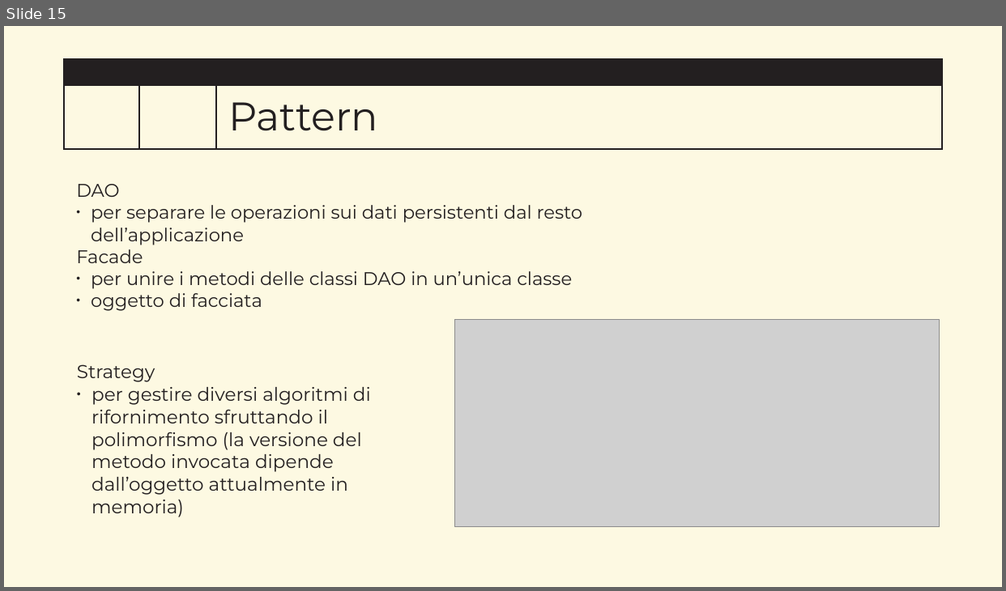
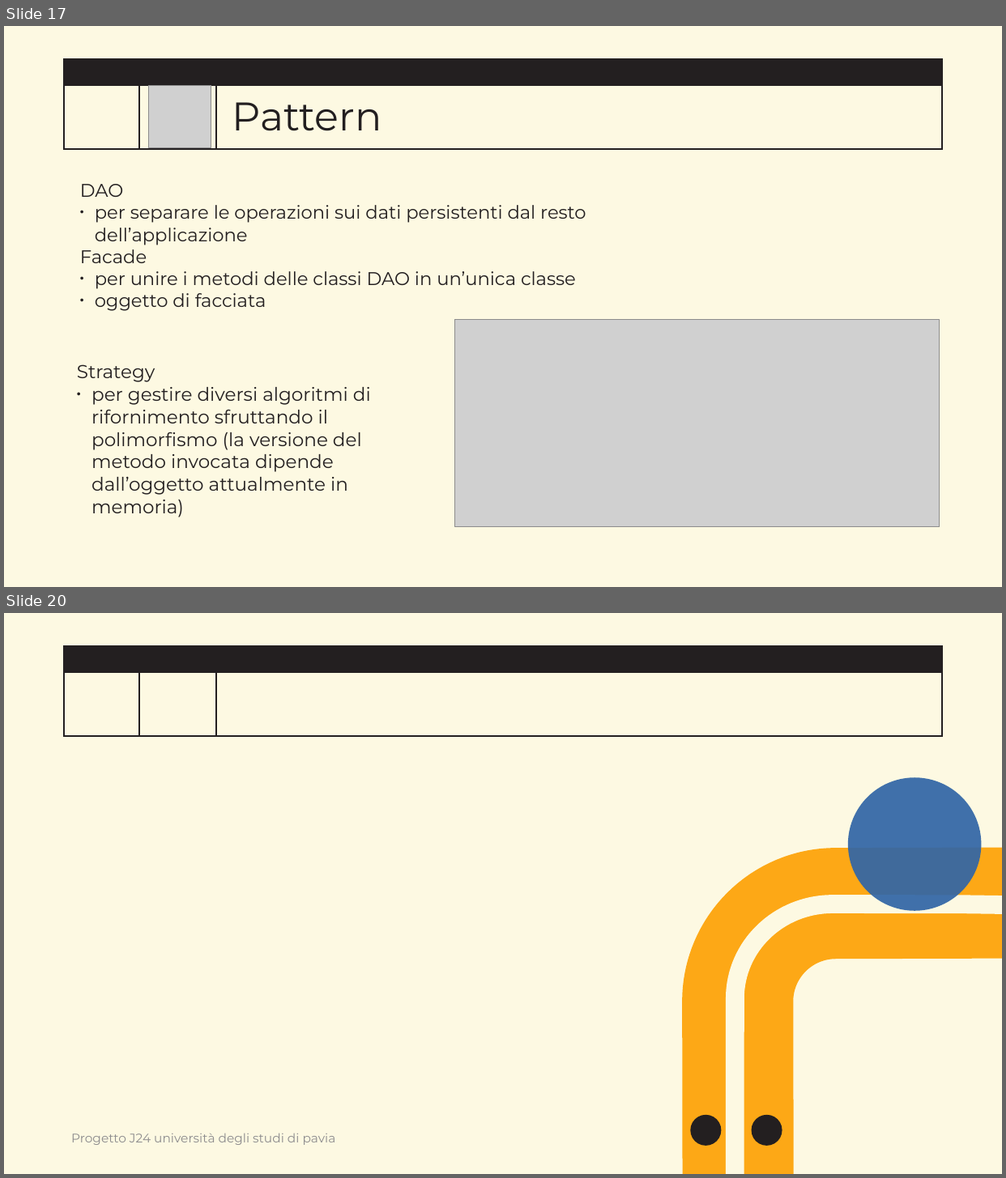
Before and after one commit to IngSW-unipv/Progetto-J24, a slide deck: doc/Presentation.pptx. Shown one above the other, each under a label of ours: slide 15 before the commit, slides 17 and 20 after it; the slides between them are not shown. The pictures are 1006x591 and 1006x1178 pixels, drawn with LibreOffice and Linux fonts; fonts in the diff are those of the drawing; grey boxes stand for pictures; background and template pictures are left out. Boxes give left, top, right and bottom in pixels: in the first picture for what was removed or moved away, otherwise in the second. Text is boxed around its words. In the diff, an @@ line names an element or a change of style, - is before the commit and + after.

```diff
--- a/doc/Presentation.pptx
+++ b/doc/Presentation.pptx
@@ slide 20 added at [4,613,1002,1174], background picture (left out); not listed: 4 template elements that a slide beside it also shows @@
@@ ellipse added at [849,777,982,911], fill #3266A6 at 93% opacity @@
@@ freeform shape added at [738,904,948,1120], outline #FEA000 100 pt @@
@@ freeform shape added at [735,905,994,1166], outline #FDF9E2 17.76 pt @@
@@ ellipse added at [691,1115,721,1146], fill #231F20 @@
@@ ellipse added at [751,1115,782,1146], fill #231F20 @@
@@ text added at [71,1133,336,1145], 12 pt, text #8D8D8D @@
+Progetto J24 università degli studi di pavia
@@ what was slide 15 is now slide 17 @@
@@ slide 17 changed as well @@
@@ picture added at [148,85,211,148] @@
@@ title "Pattern": place and size @@
-title "Pattern" at [228,102,378,131]
+title "Pattern" at [232,102,382,131]
@@ text "DAO": place and size @@
-text "DAO" at [76,184,582,311]
+text "DAO" at [80,184,586,311]
```
Also in this commit, not shown: 10 other slides changed, 8 other slides added, 5 slides removed, 2 other files.
